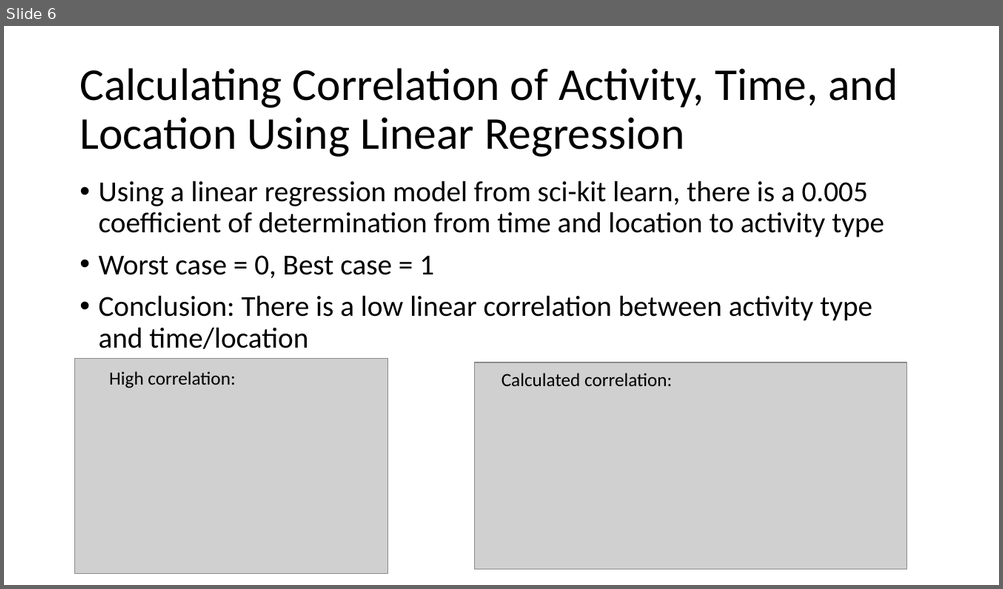
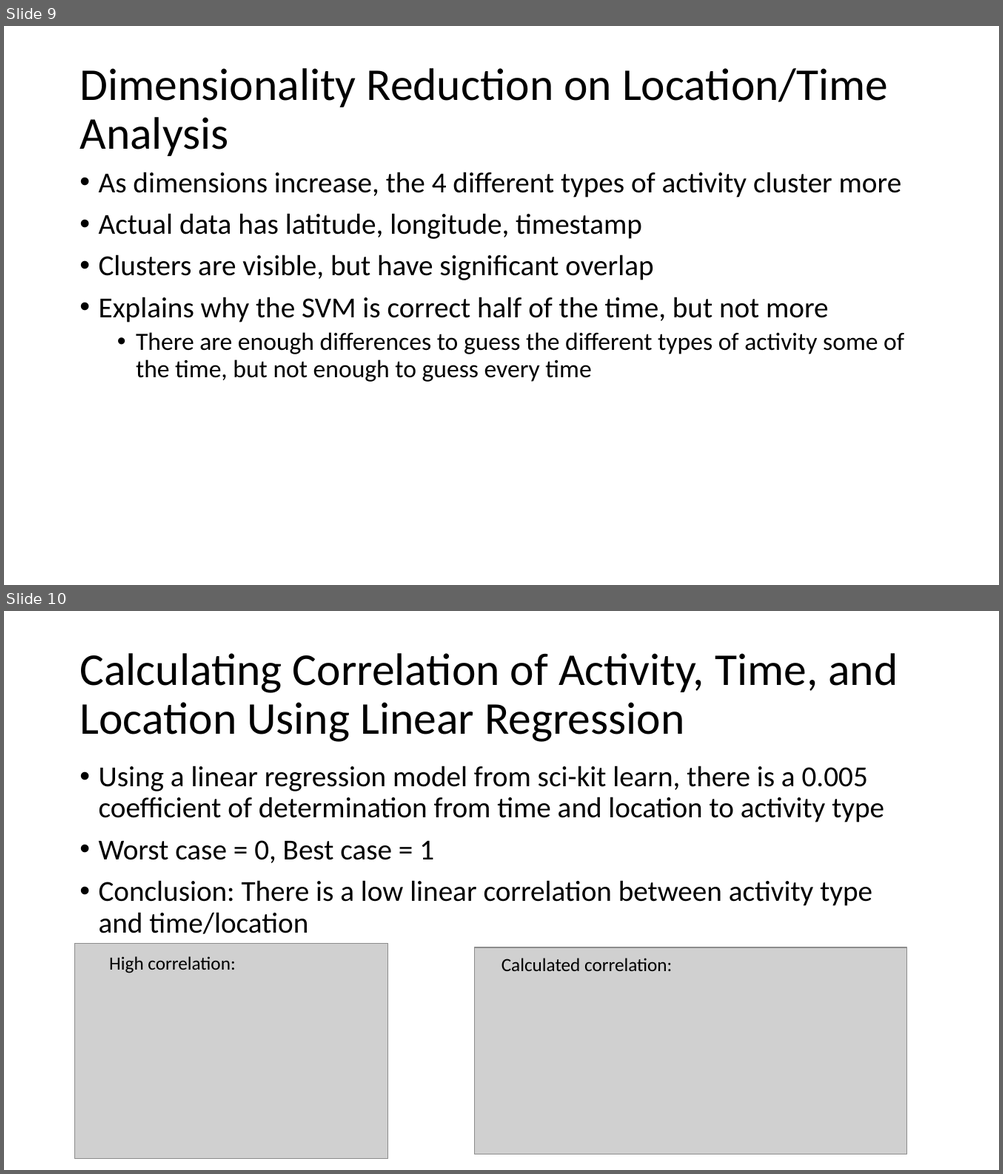
Before and after one commit to ian-mcnichols/CS_480, a slide deck: 480_HW1.pptx. Shown one above the other, each under a label of ours: slide 6 before the commit, slides 9 and 10 after it. The pictures are 1003x589 and 1003x1174 pixels, drawn with LibreOffice and Linux fonts; fonts in the diff are those of the drawing; grey boxes stand for pictures. Boxes give left, top, right and bottom in pixels: in the first picture for what was removed or moved away, otherwise in the second. Text is boxed around its words. In the diff, an @@ line names an element or a change of style, - is before the commit and + after.

```diff
--- a/480_HW1.pptx
+++ b/480_HW1.pptx
@@ slide 9 added at (x1=4, y1=26, x2=999, y2=585), background #FFFFFF @@
@@ title added at (x1=79, y1=68, x2=888, y2=156), 44 pt, text #000000 @@
+Dimensionality Reduction on Location/Time
+Analysis
@@ text added at (x1=99, y1=172, x2=904, y2=382), 28 pt, text #000000 @@
+• As dimensions increase, the 4 different types of activity cluster more
+• Actual data has latitude, longitude, timestamp
+• Clusters are visible, but have significant overlap
+• Explains why the SVM is correct half of the time, but not more
+  • There are enough differences to guess the different types of activity some of the time, but not enough to guess every time
@@ what was slide 6 is now slide 10 @@
```
Also in this commit, not shown: 3 slides changed, 4 other slides added.
